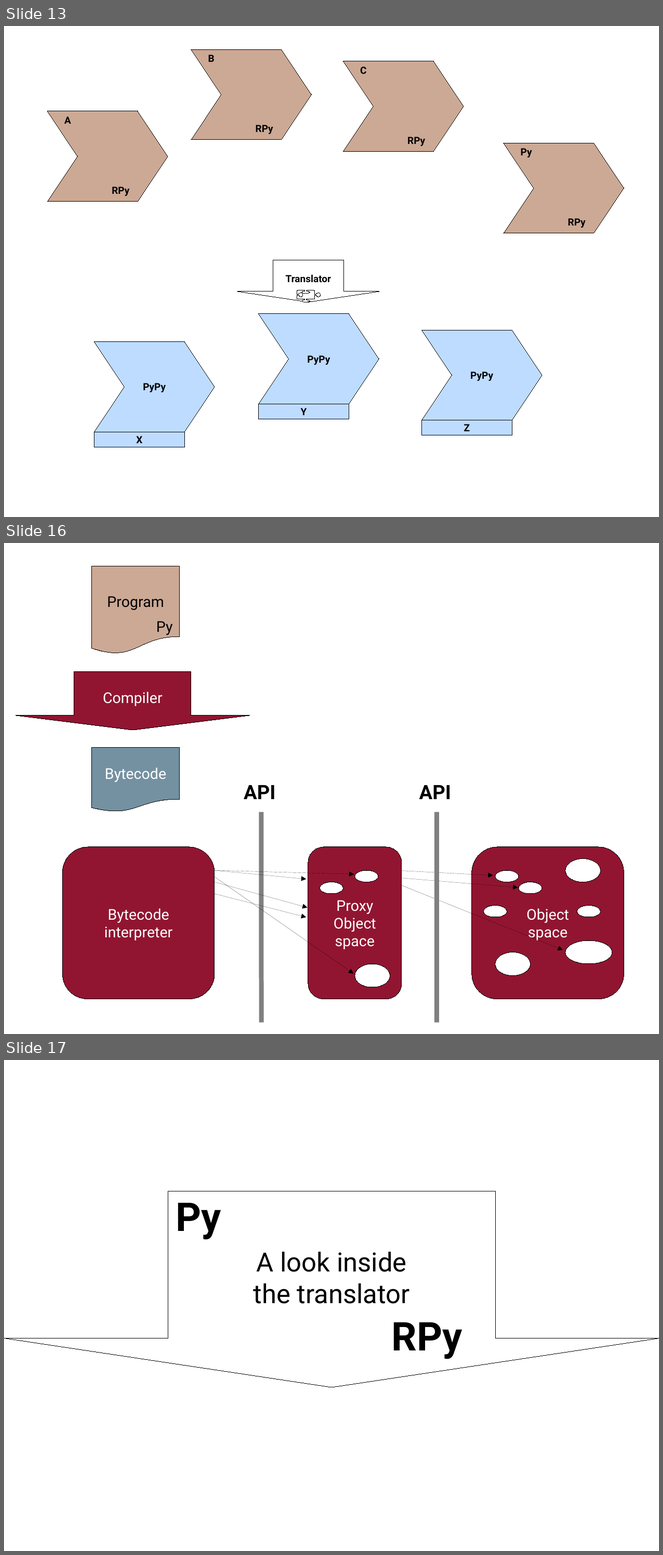
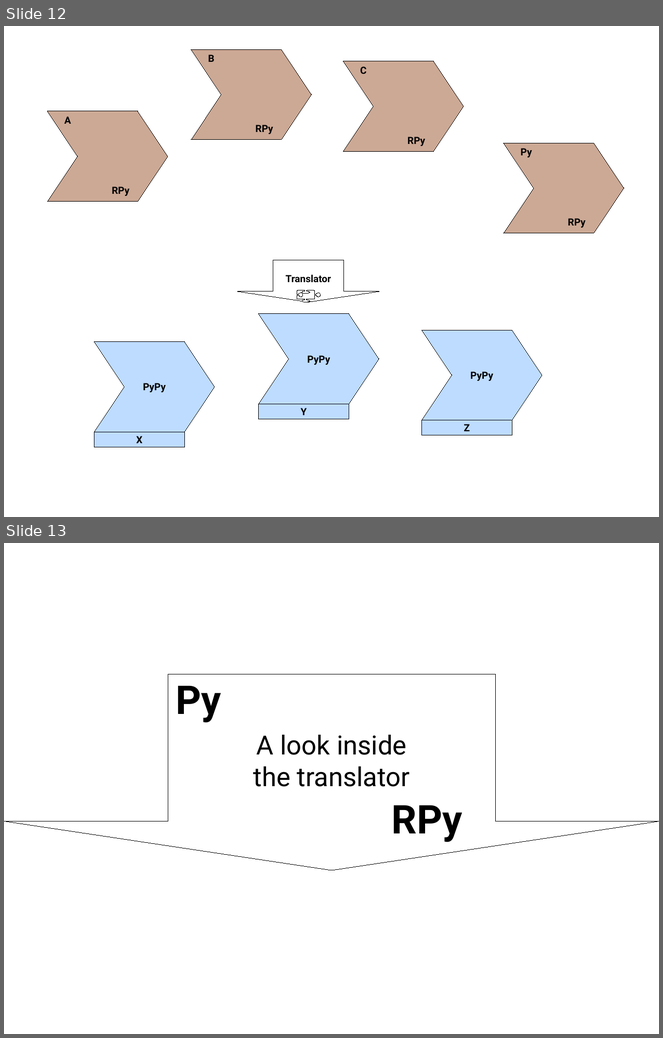
Before and after one commit to wdv4758h/pypy-extradoc, a slide deck: talk/rupy2008/Pypy architecture.odp. Shown one above the other, each under a label of ours: slides 13, 16 and 17 before the commit, slides 12 and 13 after it; the slides between them are not shown. The pictures are 663x1555 and 663x1038 pixels, drawn with LibreOffice and Linux fonts; fonts in the diff are those of the drawing. Boxes give left, top, right and bottom in pixels: in the first picture for what was removed or moved away, otherwise in the second. Text is boxed around its words. In the diff, an @@ line names an element or a change of style, - is before the commit and + after.

```diff
--- a/talk/rupy2008/Pypy architecture.odp
+++ b/talk/rupy2008/Pypy architecture.odp
@@ slide 16 removed at (x1=4, y1=543, x2=659, y2=1034), background #FFFFFF @@
@@ flow chart document removed at (x1=92, y1=566, x2=179, y2=654) @@
-Program
@@ text removed at (x1=156, y1=621, x2=173, y2=635) @@
-Py
@@ down arrow removed at (x1=16, y1=672, x2=250, y2=730) @@
-Compiler
@@ flow chart document removed at (x1=92, y1=748, x2=179, y2=812) @@
-Bytecode
@@ text removed at (x1=244, y1=785, x2=275, y2=799) @@
-API
@@ text removed at (x1=419, y1=785, x2=451, y2=799) @@
-API
@@ line removed from (261, 812) to (261, 1023) @@
@@ line removed from (437, 812) to (437, 1023) @@
@@ rounded rectangle removed at (x1=62, y1=847, x2=215, y2=1000) @@
-Bytecode
-interpreter
@@ freeform shape removed at (x1=308, y1=847, x2=402, y2=1000) @@
-Proxy
-Object
-space
@@ rounded rectangle removed at (x1=472, y1=847, x2=624, y2=1000) @@
-Object
-space
@@ ellipse removed at (x1=566, y1=859, x2=601, y2=882) @@
@@ arrow removed from (214, 876) to (353, 974) @@
@@ arrow removed from (215, 871) to (307, 879) @@
@@ arrow removed from (215, 883) to (308, 908) @@
@@ arrow removed from (215, 871) to (354, 875) @@
@@ ellipse removed at (x1=320, y1=883, x2=343, y2=895) @@
@@ ellipse removed at (x1=356, y1=871, x2=378, y2=883) @@
@@ arrow removed from (402, 878) to (518, 888) @@
@@ arrow removed from (402, 886) to (564, 950) @@
@@ arrow removed from (402, 871) to (493, 876) @@
@@ ellipse removed at (x1=496, y1=871, x2=519, y2=883) @@
@@ ellipse removed at (x1=519, y1=883, x2=542, y2=895) @@
@@ arrow removed from (215, 895) to (307, 917) @@
@@ ellipse removed at (x1=484, y1=905, x2=507, y2=917) @@
@@ ellipse removed at (x1=578, y1=905, x2=601, y2=917) @@
@@ ellipse removed at (x1=566, y1=941, x2=613, y2=964) @@
@@ ellipse removed at (x1=496, y1=953, x2=531, y2=976) @@
@@ ellipse removed at (x1=356, y1=965, x2=390, y2=988) @@
@@ what was slide 13 is now slide 12 @@
@@ what was slide 17 is now slide 13 @@
```
Also in this commit, not shown: 2 slides changed, 3 other slides removed, 1 other file.
